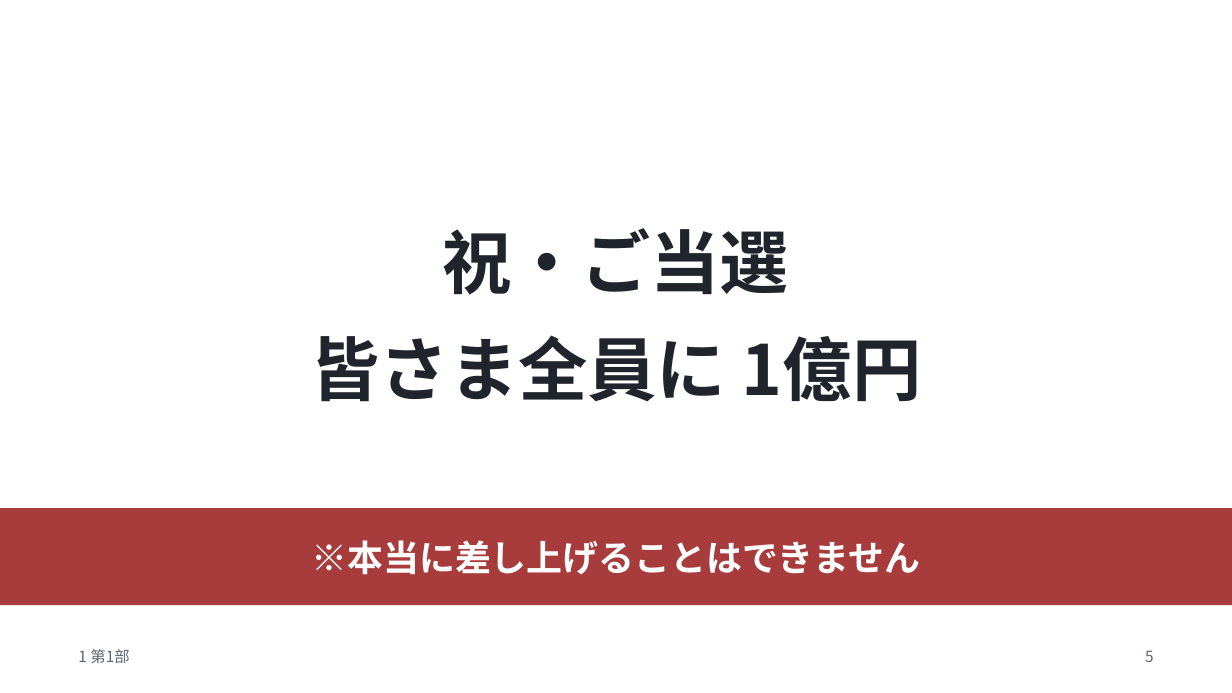
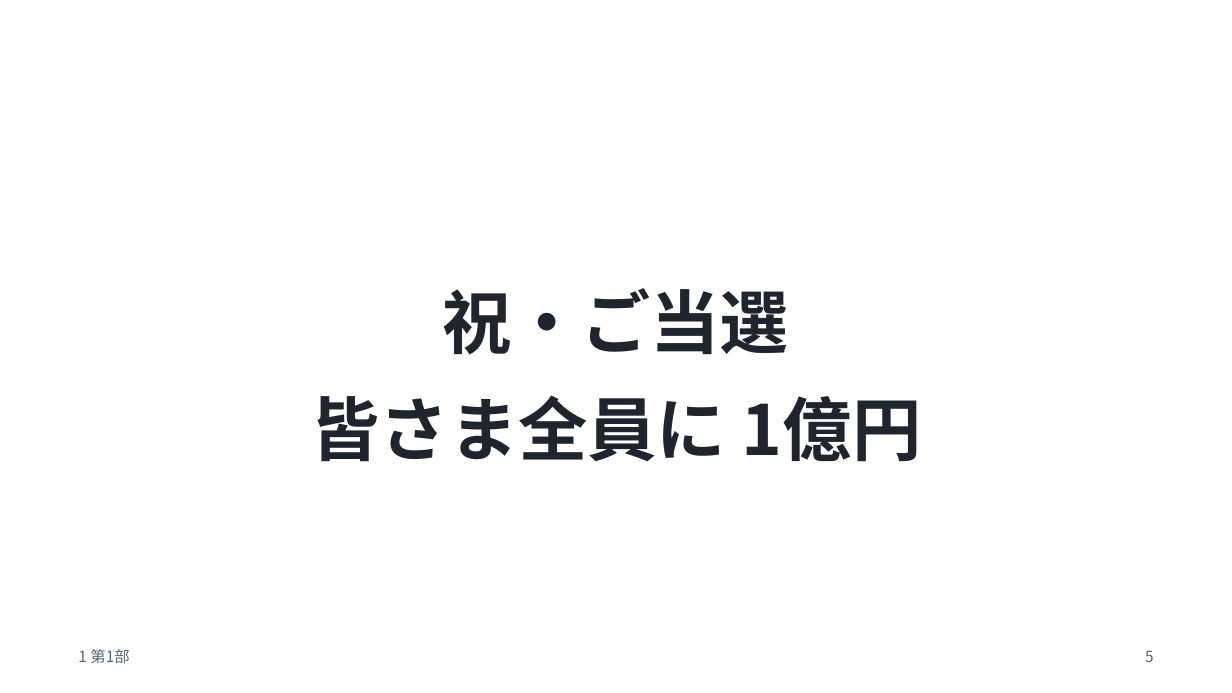
Before and after one commit to meitekku/deepfake-talk-v2, a slide deck: slide 5 of slides/deepfake-talk.pptx. Drawn at 1232x693 pixels with LibreOffice and Linux fonts; fonts in the diff are those of the drawing. Boxes give left, top, right and bottom in pixels: in the first picture for what was removed or moved away, otherwise in the second. Text is boxed around its words. In the diff, an @@ line names an element or a change of style, - is before the commit and + after.

```diff
--- a/slides/deepfake-talk.pptx
+++ b/slides/deepfake-talk.pptx
@@ text "祝・ご当選": place and size @@
-text "祝・ご当選" at bbox=[310, 228, 921, 402]
+text "祝・ご当選" at bbox=[310, 288, 921, 462]
@@ rectangle removed at bbox=[0, 508, 1232, 605] @@
-※本当に差し上げることはできません
```
Also in this commit, not shown: 6 other slides changed, 9 other files.
